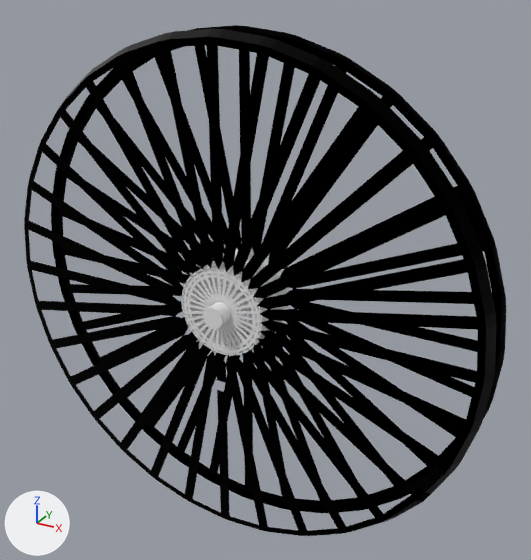
Two versions of the glTF model models/FerryWheel.glb, one commit apart.
Rendered twice from a 50 mm lens placed at (14.8, -23.6, 13.4), pointed at (1.0, 1.6, 0.8). The axes (+X, +Y, +Z) are drawn at lower left. The lights are the same throughout. Where no turn or scale is listed for an object, it has been applied to the vertices. Vertices at the same position are counted once.

Names of what the first picture shows: 'Cylinder', 'Ferry Wheel'.
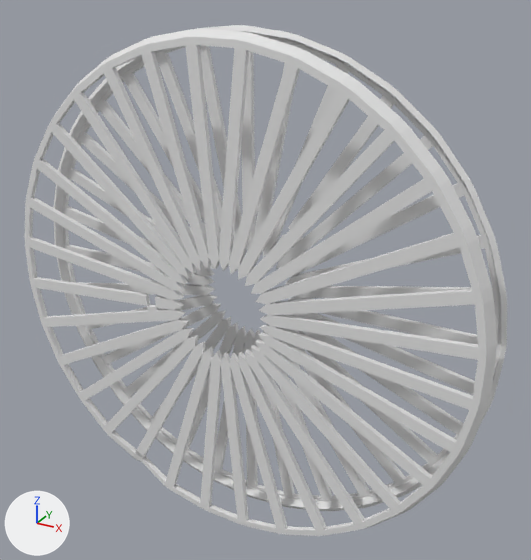
Commit message: fixed invisible faces of ferry wheel

What differs and where, as boxes [x1, y1, x2, y2] in the pictures (531 x 560 px):
'Ferry Wheel', reshaped, turned
    before: [24, 25, 506, 536]
    after: [24, 25, 507, 536]
'Cylinder', deleted
    before: [181, 249, 289, 356]
part 1 of me_circle, rebuilt
    before: [51, 25, 506, 513]
    after: [53, 25, 507, 511]
part 2 of me_circle, added
    after: [29, 45, 478, 531]
part 3 of me_circle, recoloured (black to grey)
    before: [24, 29, 496, 536]
    after: [24, 29, 497, 536]

The change, as a list of edits to the scene's bpy script:
```text
Change me_circle:
    used by ob_ferry_wheel; location = (0.0, 0.0, 0.0); rotation_euler = (1.571, 1.571, 0.0), in degrees (90, 90, 0); scale = (-11.1, -11.1, -11.1)
    remove me_circle.from_pydata(...)  # 960 vertices, 1090 faces; spans x -1.0..1.0, y -1.0..1.0, z -0.06..0.15
    add me_circle.from_pydata(...)  # 1920 vertices, 3848 faces; spans x -1.0..1.0, y -1.0..1.0, z -0.06..0.18
    me_circle part 1: the loose piece of 480 vertices spanning x -1.0..1.0, y -1.0..1.0, z 0.12..0.15 is rebuilt with 960 vertices and now spans x -1.0..1.0, y -1.0..1.0, z 0.12..0.18
    me_circle part 2: 480 vertices added at x -0.98..0.98, y -0.98..0.98, z -0.04..0.0
    me_circle part 3: 544 faces spanning x -1.0..1.0, y -1.0..1.0, z -0.06..-0.01 switch from mat_material_007 (black #000000) to no material
Change ob_ferry_wheel:
    ob_ferry_wheel.rotation_euler: (1.571, 1.571, 0.0) -> (1.571, 3.055, 0.0)  # degrees (90, 90, 0) -> degrees (90, 175, 0)
Remove ob_cylinder:
    ob_cylinder = bpy.data.objects.new('Cylinder', me_cylinder)
    ob_cylinder.location = (0.01, 0.64, -0.02)
```
